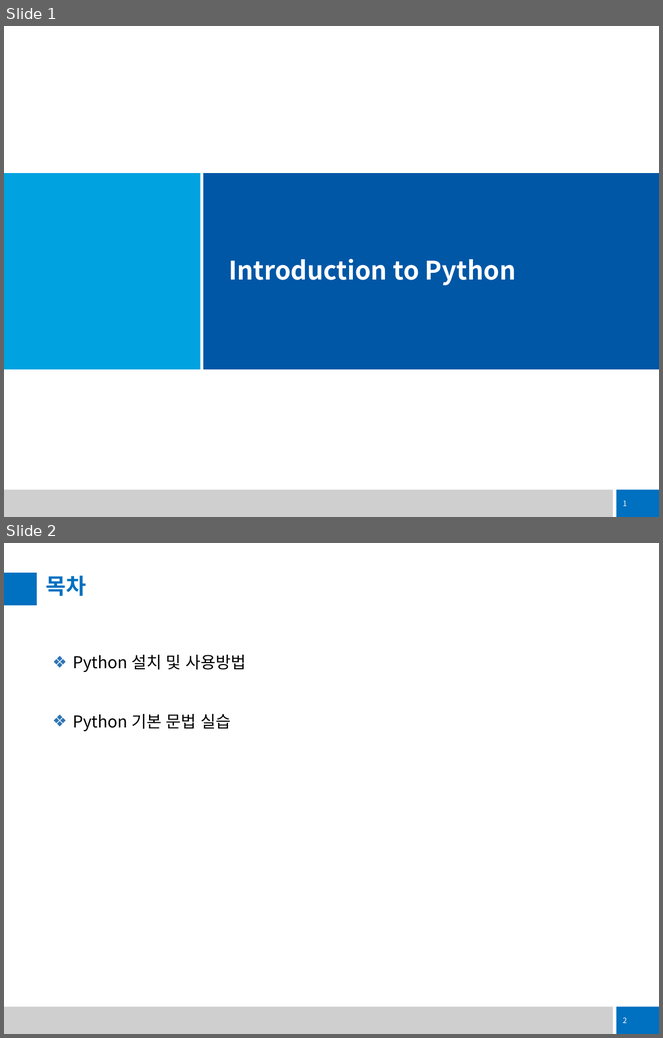
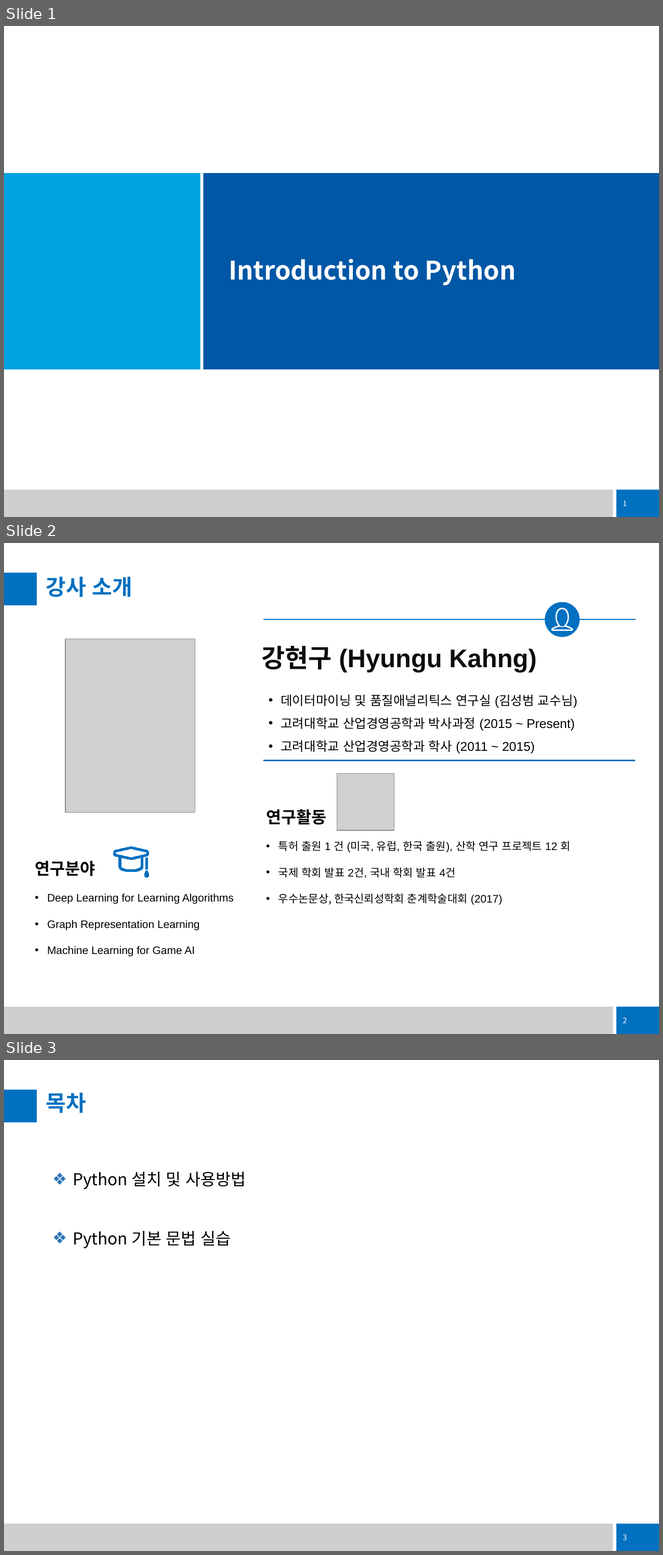
Before and after one commit to YoonSangCho/machine-learning-course, a slide deck: 1일차_실습자료/introduction-to-python.pptx. Shown one above the other, each under a label of ours: slides 1 and 2 before the commit, slides 1, 2 and 3 after it. The pictures are 663x1038 and 663x1555 pixels, drawn with LibreOffice and Linux fonts; fonts in the diff are those of the drawing; grey boxes stand for pictures. Boxes give left, top, right and bottom in pixels: in the first picture for what was removed or moved away, otherwise in the second. Text is boxed around its words. In the diff, an @@ line names an element or a change of style, - is before the commit and + after.

```diff
--- a/1일차_실습자료/introduction-to-python.pptx
+++ b/1일차_실습자료/introduction-to-python.pptx
@@ slide 2 added at bbox=[4, 543, 659, 1034], background #FFFFFF; not listed: 3 template elements that a slide beside it also shows @@
@@ title added at bbox=[46, 576, 132, 597], 24 pt, text #0070C0, bold @@
+강사 소개
@@ ellipse added at bbox=[545, 602, 580, 637], fill #0070C0 @@
@@ line added from (263, 619) to (636, 619), #0070C0 1.5 pt @@
@@ freeform shape added at bbox=[552, 608, 573, 631], fill #FFFFFF @@
@@ picture added at bbox=[65, 639, 195, 812] @@
@@ text added at bbox=[262, 645, 536, 672], 28 pt, text #0D0D0D, bold @@
+강현구 (Hyungu Kahng)
@@ text added at bbox=[281, 694, 578, 754], 14 pt, text #000000 @@
+• 데이터마이닝 및 품질애널리틱스 연구실 (김성범 교수님)
+• 고려대학교 산업경영공학과 박사과정 (2015 ~ Present)
+• 고려대학교 산업경영공학과 학사 (2011 ~ 2015)
@@ line added from (263, 760) to (636, 760), #0070C0 1.5 pt @@
@@ picture added at bbox=[337, 774, 394, 831] @@
@@ text added at bbox=[266, 809, 570, 905], 12 pt, text #000000 @@
+연구활동
+• 특허 출원 1 건 (미국, 유럽, 한국 출원), 산학 연구 프로젝트 12 회
+• 국제 학회 발표 2건, 국내 학회 발표 4건
+• 우수논문상, 한국신뢰성학회 춘계학술대회 (2017)
@@ freeform shape added at bbox=[113, 847, 149, 878], fill #0070C0, outline #0070C0 0 pt @@
@@ text added at bbox=[35, 861, 234, 957], 12 pt, text #000000 @@
+연구분야
+• Deep Learning for Learning Algorithms
+• Graph Representation Learning
+• Machine Learning for Game AI
@@ what was slide 2 is now slide 3 @@
@@ page number at bbox=[623, 1535, 627, 1540]: text changed @@
-2
+3
```
Also in this commit, not shown: 1 other file.
